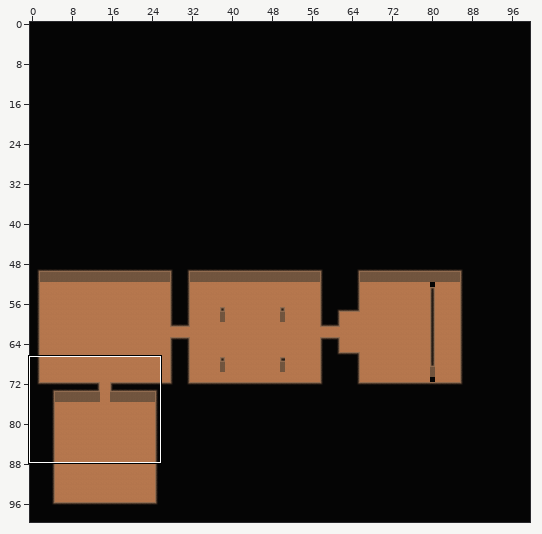
Level history. Tiled map: Workfiles/Map/ld33.tmx. Above, an overview of the earlier version with the close-up marked.
Close-up. First the earlier version:
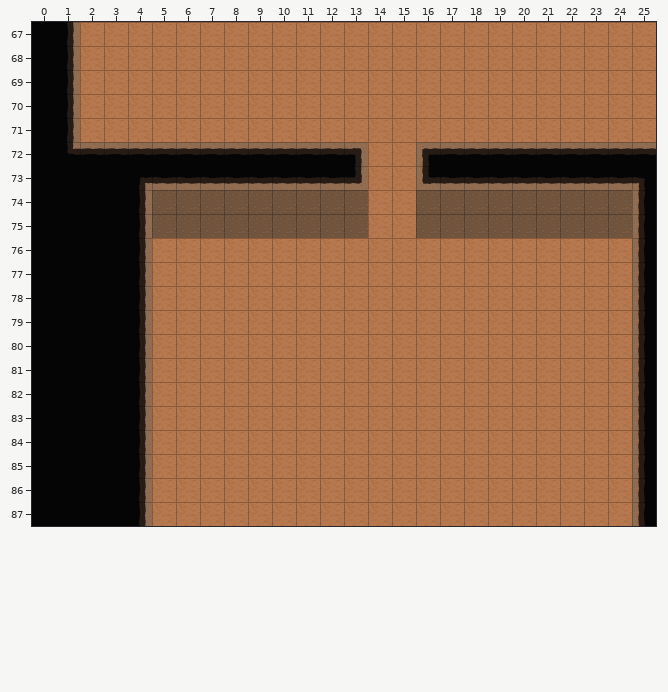
Cells are 64x64 px. Shown: x 0..25, y 67..87. The commit also changed other parts of the map, which this record leaves out.
After:
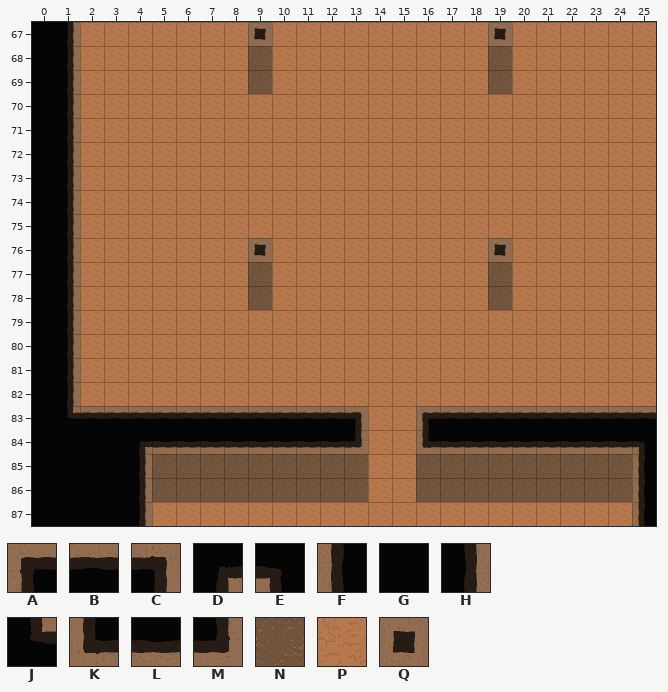
Key: from "tilesetLD33": A 8, B 9, C 10, D 11, E 12, F 16, G 17, H 18, J 19, K 24, L 25, M 26, N 32, P 34, Q 40.
_ is an empty cell.
Change:
Layer "Calque de Tile 1":
y 67: x 9 P -> Q; x 19 P -> Q
y 68..69: x 9 P -> N; x 19 P -> N
y 72: x 1..13 JBBBBBBBBBBBC -> HPPPPPPPPPPPP; x 16..25 ABBBBBBBBB -> PPPPPPPPPP
y 73: x 1..13 GGGDLLLLLLLLM -> HPPPPPPPPPPPP; x 16..25 KLLLLLLLLE -> PPPPPPPPPP
y 74..75: x 1..13 GGGHNNNNNNNNN -> HPPPPPPPPPPPP; x 16..25 NNNNNNNNNF -> PPPPPPPPPP
y 76: x 1..4 GGGH -> HPPP; x 9 P -> Q; x 19 P -> Q; x 25 F -> P
y 77..78: x 1..4 GGGH -> HPPP; x 9 P -> N; x 19 P -> N; x 25 F -> P
y 79..82: x 1..4 GGGH -> HPPP; x 25 F -> P
y 83: x 1..13 GGGHPPPPPPPPP -> JBBBBBBBBBBBC; x 16..25 PPPPPPPPPF -> ABBBBBBBBB
y 84: x 4..13 HPPPPPPPPP -> DLLLLLLLLM; x 16..25 PPPPPPPPPF -> KLLLLLLLLE
y 85..86: x 5..13 PPPPPPPPP -> NNNNNNNNN; x 16..24 PPPPPPPPP -> NNNNNNNNN
Changed places in both close-ups, as pixel boxes (x1, y1, x2, y2):
changed: (248, 22, 272, 94)
changed: (488, 22, 512, 94)
changed: (67, 142, 368, 502)
changed: (416, 142, 656, 502)
